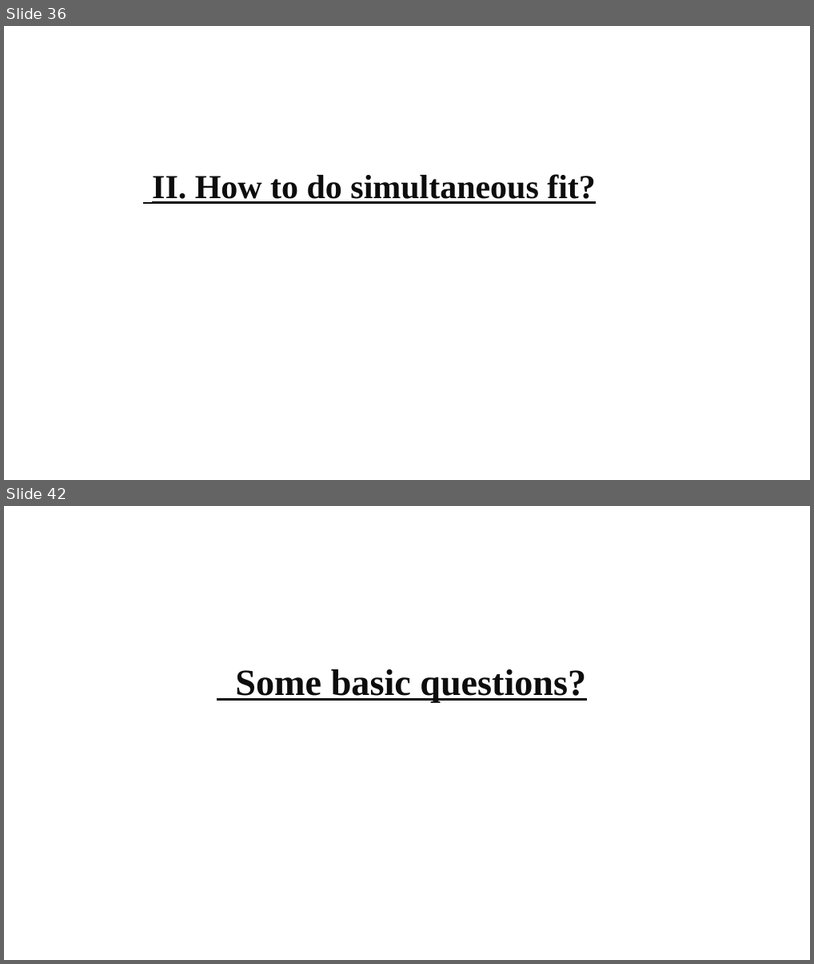
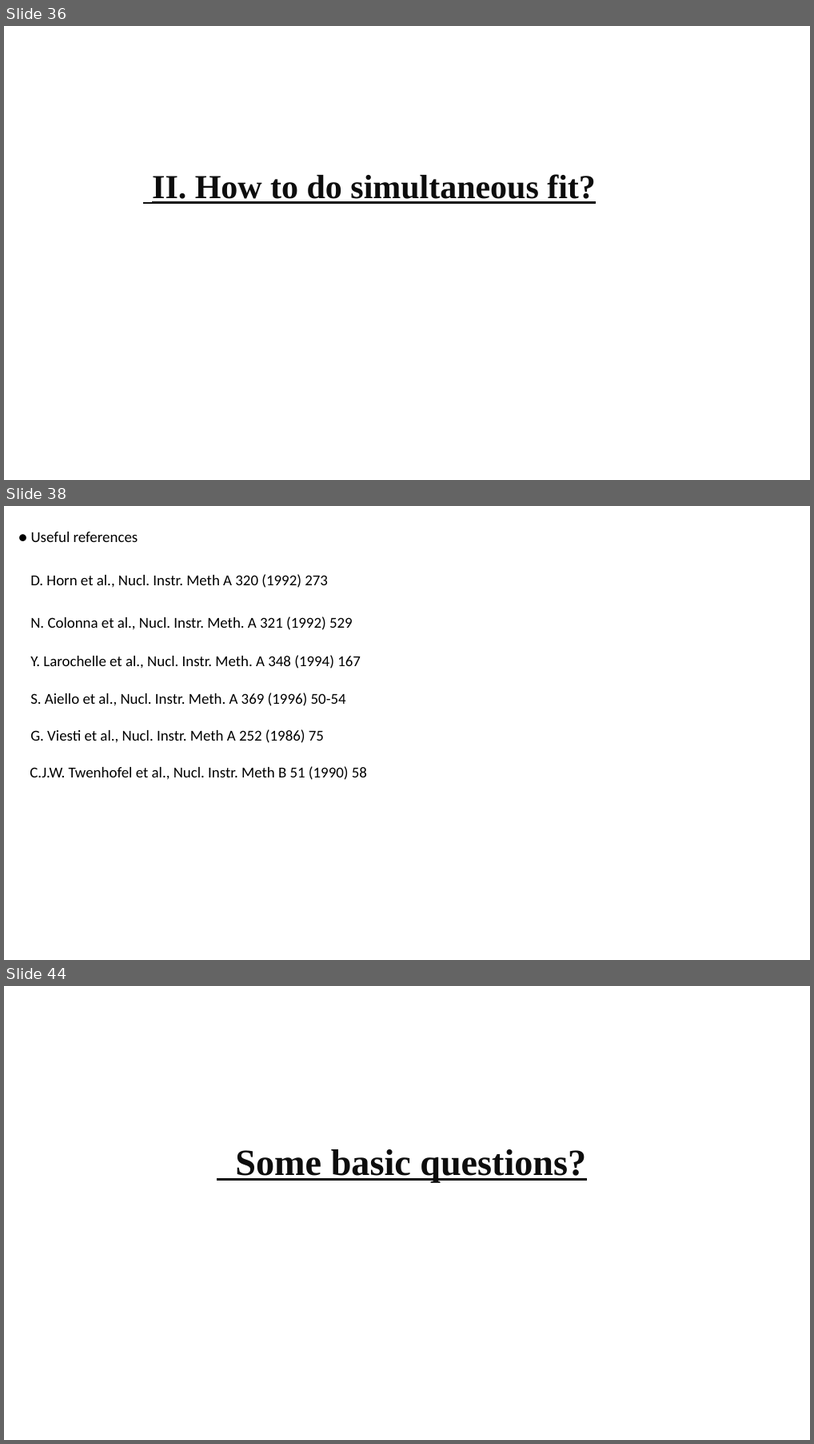
Before and after one commit to gfh16/StudyNotes, a slide deck: 2018Oct-Tutorial_HiRACsICalibrations.pptx. Shown one above the other, each under a label of ours: slides 36 and 42 before the commit, slides 36, 38 and 44 after it; the slides between them are not shown. The pictures are 814x964 and 814x1444 pixels, drawn with LibreOffice and Linux fonts; fonts in the diff are those of the drawing. Boxes give left, top, right and bottom in pixels: in the first picture for what was removed or moved away, otherwise in the second. Text is boxed around its words. In the diff, an @@ line names an element or a change of style, - is before the commit and + after.

```diff
--- a/2018Oct-Tutorial_HiRACsICalibrations.pptx
+++ b/2018Oct-Tutorial_HiRACsICalibrations.pptx
@@ slide 38 added at (x1=4, y1=506, x2=810, y2=960), background #FFFFFF @@
@@ text added at (x1=31, y1=532, x2=138, y2=542), 18 pt, text #000000 @@
+● Useful references
@@ text added at (x1=30, y1=574, x2=328, y2=588), 18 pt, text #000000 @@
+D. Horn et al., Nucl. Instr. Meth A 320 (1992) 273
@@ text added at (x1=30, y1=616, x2=353, y2=630), 18 pt, text #000000 @@
+N. Colonna et al., Nucl. Instr. Meth. A 321 (1992) 529
@@ text added at (x1=30, y1=655, x2=361, y2=668), 18 pt, text #000000 @@
+Y. Larochelle et al., Nucl. Instr. Meth. A 348 (1994) 167
@@ text added at (x1=30, y1=692, x2=346, y2=706), 18 pt, text #000000 @@
+S. Aiello et al., Nucl. Instr. Meth. A 369 (1996) 50-54
@@ text added at (x1=30, y1=729, x2=324, y2=743), 18 pt, text #000000 @@
+G. Viesti et al., Nucl. Instr. Meth A 252 (1986) 75
@@ text added at (x1=30, y1=766, x2=367, y2=780), 18 pt, text #000000 @@
+C.J.W. Twenhofel et al., Nucl. Instr. Meth B 51 (1990) 58
@@ what was slide 42 is now slide 44 @@
```
Also in this commit, not shown: 2 other slides added, 1 slide removed, 4 other files.
